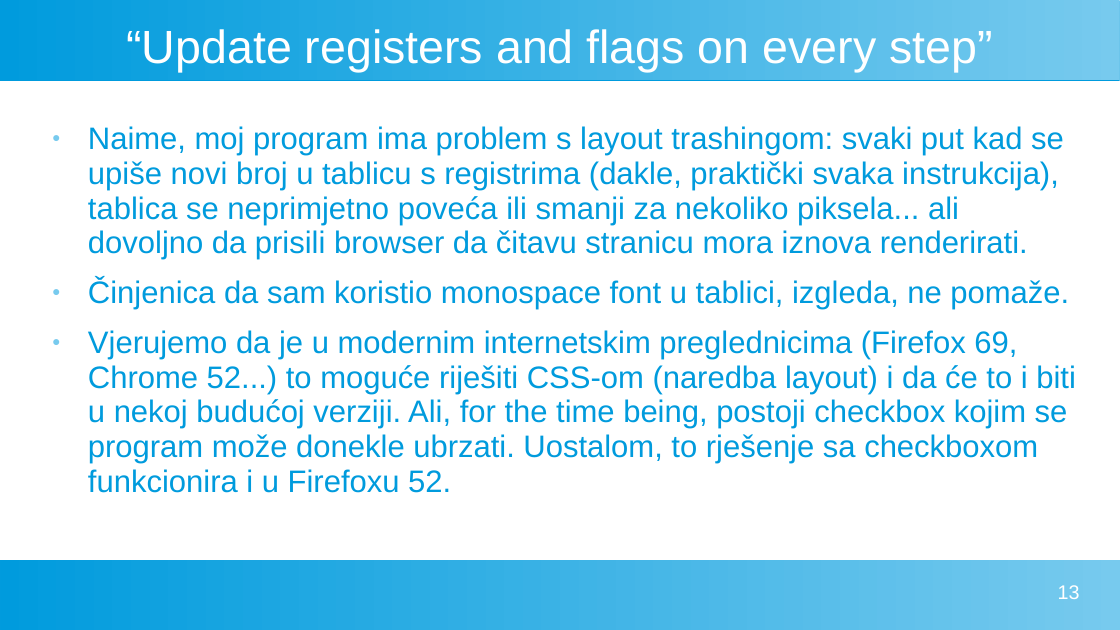
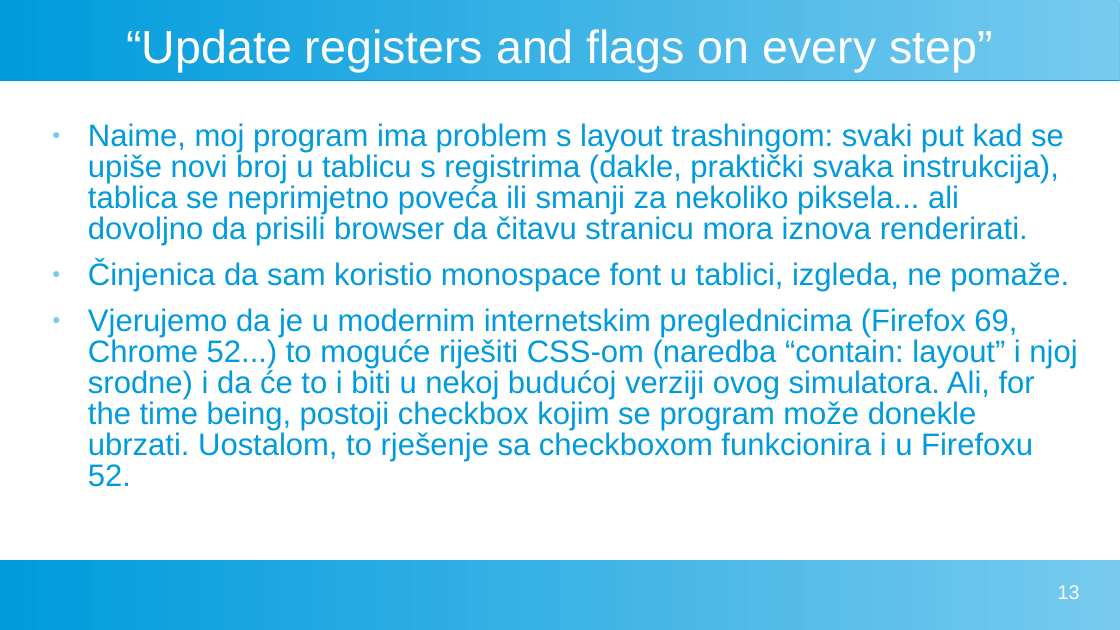
Before and after one commit to FlatAssembler/FlatAssembler.github.io, a slide deck: slide 13 of PicoBlaze/PicoBlaze.ppt. Drawn at 1120x630 pixels with LibreOffice and Linux fonts; fonts in the diff are those of the drawing. Boxes give left, top, right and bottom in pixels: in the first picture for what was removed or moved away, otherwise in the second. Text is boxed around its words. In the diff, an @@ line names an element or a change of style, - is before the commit and + after.

Commit message:
Removed the documentation of the PicoBlaze Simulator

```diff
--- a/PicoBlaze/PicoBlaze.ppt
+++ b/PicoBlaze/PicoBlaze.ppt
@@ text at <box>88,123,1069,292</box>: line spacing 0.93 to 0.83 @@
@@ text at <box>88,308,1077,487</box>: text changed @@
-● Vjerujemo da je u modernim internetskim preglednicima (Firefox 69, Chrome 52...) to moguće riješiti CSS-om (naredba layout) i da će to i biti u nekoj budućoj verziji. Ali, for the time being, postoji checkbox kojim se program može donekle ubrzati. Uostalom, to rješenje sa checkboxom funkcionira i u Firefoxu 52.
+● Vjerujemo da je u modernim internetskim preglednicima (Firefox 69, Chrome 52...) to moguće riješiti CSS-om (naredba “contain: layout” i njoj srodne) i da će to i biti u nekoj budućoj verziji ovog simulatora. Ali, for the time being, postoji checkbox kojim se program može donekle ubrzati. Uostalom, to rješenje sa checkboxom funkcionira i u Firefoxu 52.
```
Also in this commit, not shown: 2 other slides changed, 2 other files.
